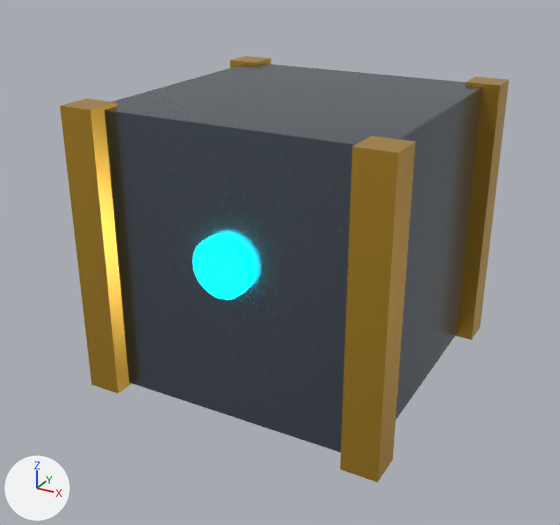
Renders of the glTF model assets/models/prop_crate.glb from each side of a commit.
One viewpoint serves both versions: a 50 mm lens placed at (0.971, -1.888, 1.233), pointed at (-0.026, -0.076, 0.327). Lighting does not change. The marker at lower left points along +X, +Y and +Z. The picture after the commit comes second. Where no turn or scale is listed for an object, it has been applied to the vertices.

The first picture shows 'Corner_-0.4_-0.4', 'Corner_-0.4_0.4', 'Corner_0.4_-0.4', 'Corner_0.4_0.4', 'CrateBody', 'CrateLock'.
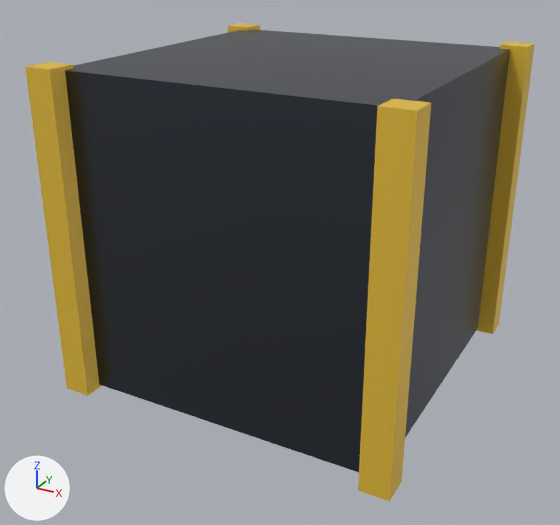
The change, as a list of edits to the scene's bpy script:
```text
Add mat_mat_hazardyellow2:
    mat_mat_hazardyellow2 = principled_material('Mat_HazardYellow2')
    mat_mat_hazardyellow2.base_color = (0.85, 0.55, 0.05)  # yellow #edc43f
    mat_mat_hazardyellow2.metallic = 0.2
Add mat_mat_darkarmor2:
    mat_mat_darkarmor2 = principled_material('Mat_DarkArmor2')
    mat_mat_darkarmor2.base_color = (0.07, 0.08, 0.1)  # dark grey #4b5059
    mat_mat_darkarmor2.metallic = 0.88
    mat_mat_darkarmor2.roughness = 0.32
Change me_cube_004:
    where me_cube_004.from_pydata(...)  # 8 vertices, 12 faces; spans x -0.5..0.5, y -0.5..0.5, z -0.5..0.5
    remove me_cube_004.materials.append(mat_cratetrim)  # orange #daaa3f
    add me_cube_004.materials.append(mat_mat_hazardyellow2)  # yellow #edc43f
Change me_cube_003:
    where me_cube_003.from_pydata(...)  # 8 vertices, 12 faces; spans x -0.5..0.5, y -0.5..0.5, z -0.5..0.5
    remove me_cube_003.materials.append(mat_cratetrim)  # orange #daaa3f
    add me_cube_003.materials.append(mat_mat_hazardyellow2)  # yellow #edc43f
Change me_cube_002:
    where me_cube_002.from_pydata(...)  # 8 vertices, 12 faces; spans x -0.5..0.5, y -0.5..0.5, z -0.5..0.5
    remove me_cube_002.materials.append(mat_cratetrim)  # orange #daaa3f
    add me_cube_002.materials.append(mat_mat_hazardyellow2)  # yellow #edc43f
Change me_cube_001:
    where me_cube_001.from_pydata(...)  # 8 vertices, 12 faces; spans x -0.5..0.5, y -0.5..0.5, z -0.5..0.5
    remove me_cube_001.materials.append(mat_cratetrim)  # orange #daaa3f
    add me_cube_001.materials.append(mat_mat_hazardyellow2)  # yellow #edc43f
Change me_cube:
    where me_cube.from_pydata(...)  # 8 vertices, 12 faces; spans x -0.5..0.5, y -0.5..0.5, z -0.5..0.5
    remove me_cube.materials.append(mat_cratebody)  # greyish blue #6c7681
    add me_cube.materials.append(mat_mat_darkarmor2)  # dark grey #4b5059
Change ob_corner_0_4_0_4:
    ob_corner_0_4_0_4.location: (0.4, 0.4, 0.4) -> (0.46, 0.46, 0.45)
    ob_corner_0_4_0_4.scale: (0.1, 0.1, 0.82) -> (0.08, 0.08, 0.92)
Change ob_corner_0_4__0_4:
    ob_corner_0_4__0_4.location: (0.4, -0.4, 0.4) -> (0.46, -0.46, 0.45)
    ob_corner_0_4__0_4.scale: (0.1, 0.1, 0.82) -> (0.08, 0.08, 0.92)
Change ob_corner__0_4_0_4:
    ob_corner__0_4_0_4.location: (-0.4, 0.4, 0.4) -> (-0.46, 0.46, 0.45)
    ob_corner__0_4_0_4.scale: (0.1, 0.1, 0.82) -> (0.08, 0.08, 0.92)
Change ob_corner__0_4__0_4:
    ob_corner__0_4__0_4.location: (-0.4, -0.4, 0.4) -> (-0.46, -0.46, 0.45)
    ob_corner__0_4__0_4.scale: (0.1, 0.1, 0.82) -> (0.08, 0.08, 0.92)
Change ob_cratebody:
    ob_cratebody.location: (0.0, 0.0, 0.4) -> (0.0, 0.0, 0.45)
    ob_cratebody.scale: (0.8, 0.8, 0.8) -> (0.9, 0.9, 0.9)
Remove ob_cratelock:
    ob_cratelock = bpy.data.objects.new('CrateLock', me_cylinder)
    ob_cratelock.location = (0.0, -0.41, 0.45)
```

Location of each change, [x1, y1, x2, y2] in pixels of the pictures (560 x 525 px):
'CrateBody', recoloured, moved, rescaled (18% wider, 14% taller): before [104, 64, 482, 452]; after [65, 29, 510, 472]
'Corner_0.4_-0.4', recoloured, moved, rescaled (16% taller): before [340, 136, 416, 482]; after [358, 99, 431, 501]
'Corner_-0.4_-0.4', recoloured, moved, rescaled (7% wider, 13% taller): before [60, 99, 132, 394]; after [25, 62, 102, 396]
'Corner_0.4_0.4', recoloured, moved, rescaled: before [455, 77, 509, 340]; after [477, 42, 535, 334]
'CrateLock', deleted (cyan): before [193, 235, 254, 299]
'Corner_-0.4_0.4', moved, rescaled, recoloured: before [230, 56, 271, 68]; after [228, 23, 260, 32]
